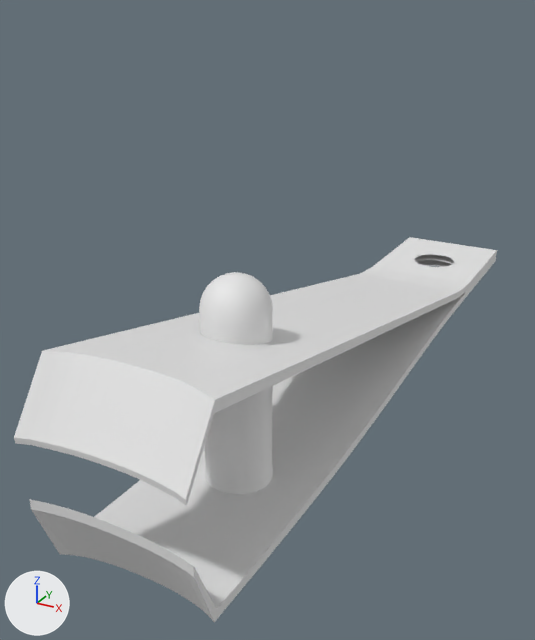
The Blender file Models/Nail Cutter.blend: old version first, new version second.
Both versions are drawn from a camera (50 mm lens) standing at (3.27, -7.86, 4.33) and looking at (-0.71, -0.63, 0.72). Arrows for +X, +Y and +Z are at lower left; the lights stay in place.

Names of what the first picture shows: 'Bottom Clip', 'Cylinder', 'Top Clip'.
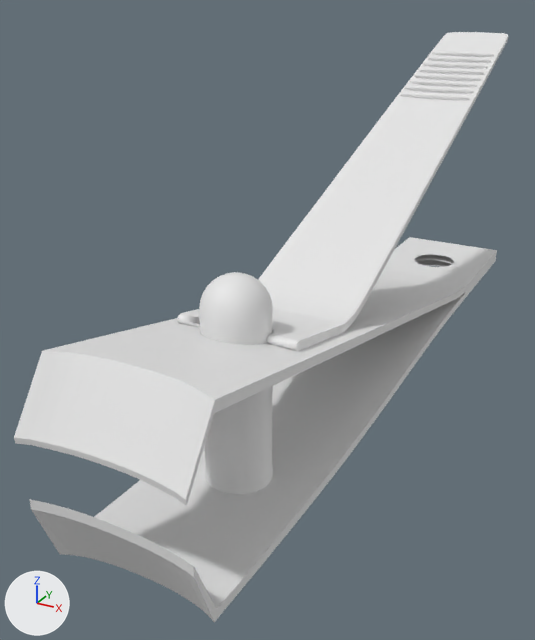
Commit message: Completed Basic Model

Diff of the bpy script that builds the scene:
```diff
--- a/Models/Nail Cutter.blend.py
+++ b/Models/Nail Cutter.blend.py
@@ me_cube @@
+me_cube.from_pydata(...)  # 217 vertices, 145 faces; spans x -1.0..1.0, y -1.0..-0.69, z -1.0..1.0
@@ me_cube_001 @@
+me_cube_001.from_pydata(...)  # 264 vertices, 259 faces; spans x -1.0..1.0, y -0.7..0.9, z -1.0..78.7
@@ ob_clip @@
+ob_clip = bpy.data.objects.new('Clip', me_cube)
+ob_clip.location = (0.0, 0.98, 0.67)
+ob_clip.rotation_euler = (-0.225, 0.0, 0.0)  # degrees (-13, 0, 0)
+ob_clip.scale = (0.644, 3.63, 0.05)
@@ ob_clip_top @@
+ob_clip_top = bpy.data.objects.new('Clip Top', me_cube_001)
+ob_clip_top.location = (0.0, 0.98, 0.67)
+ob_clip_top.rotation_euler = (-0.225, 0.0, 0.0)  # degrees (-13, 0, 0)
+ob_clip_top.scale = (0.644, 3.63, 0.05)
+_m = ob_clip_top.modifiers.new('Subsurf', 'SUBSURF')
+_m.levels = 2
+_m.render_levels = 4
```

Changed parts and their boxes (x1, y1, x2, y2) in the pictures (535 x 640 px):
'Clip Top', added: after (258, 32, 508, 332)
'Clip', added: after (177, 309, 345, 351)
